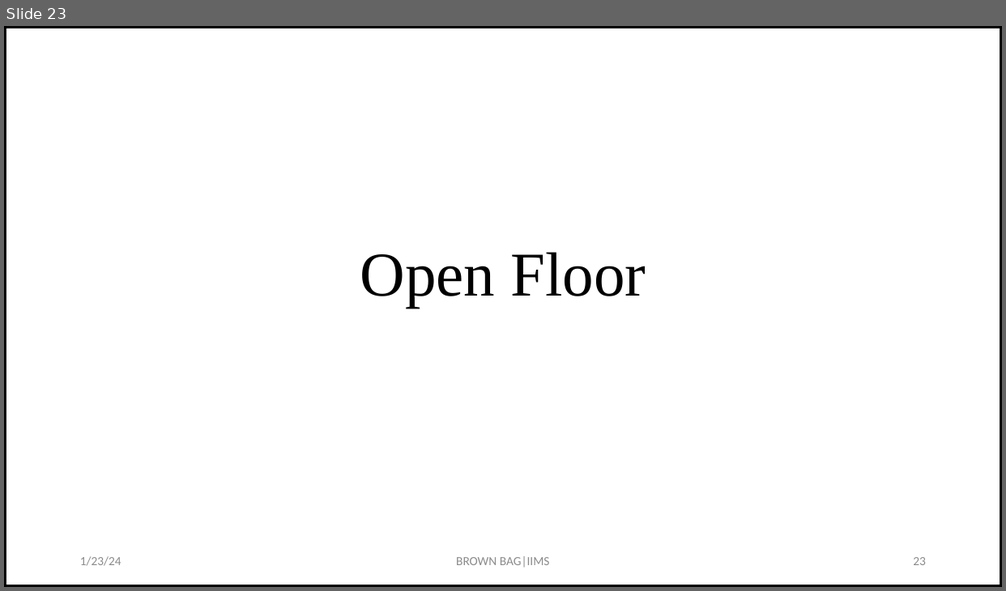
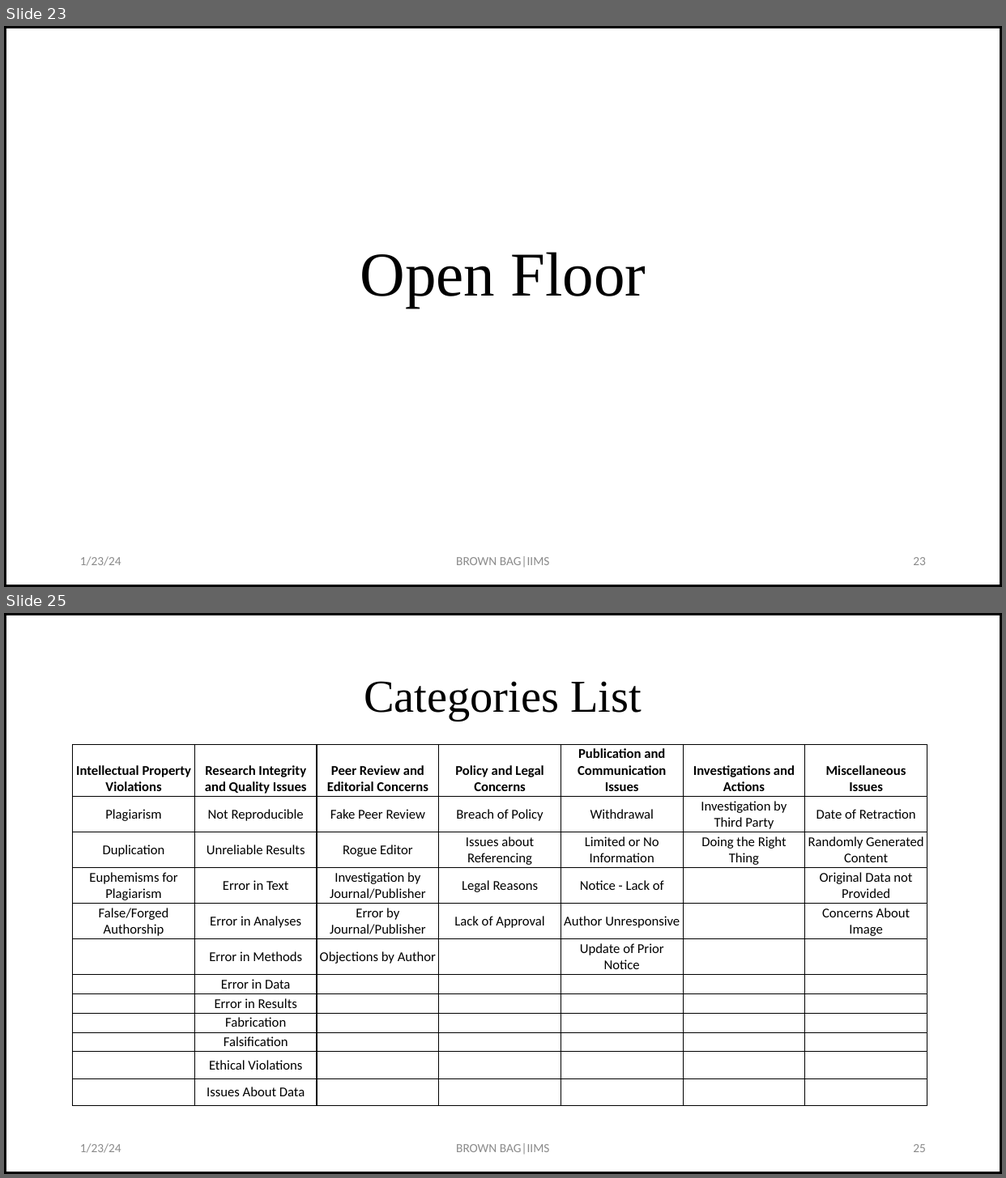
Before and after one commit to drkbhere/Retraction-Analysis, a slide deck: Brownbag-updated.pptx. Shown one above the other, each under a label of ours: slide 23 before the commit, slides 23 and 25 after it; the slides between them are not shown. The pictures are 1006x591 and 1006x1178 pixels, drawn with LibreOffice and Linux fonts; fonts in the diff are those of the drawing. Boxes give left, top, right and bottom in pixels: in the first picture for what was removed or moved away, otherwise in the second. Text is boxed around its words. In the diff, an @@ line names an element or a change of style, - is before the commit and + after.

```diff
--- a/Brownbag-updated.pptx
+++ b/Brownbag-updated.pptx
@@ slide 25 added at [4,613,1002,1174], background #FFFFFF; not listed: 1 template element that a slide beside it also shows @@
@@ title added at [364,681,641,721], 44 pt, text #000000 @@
+Categories List
@@ table added at [73,745,927,1102], 12 rows, 7 columns @@
+Intellectual Property Violations | Research Integrity and Quality Issues | Peer Review and Editorial Concerns | Policy and Legal Concerns | Publication and Communication Issues | Investigations and Actions | Miscellaneous Issues
+Plagiarism | Not Reproducible | Fake Peer Review | Breach of Policy | Withdrawal | Investigation by Third Party | Date of Retraction
+Duplication | Unreliable Results | Rogue Editor | Issues about Referencing | Limited or No Information | Doing the Right Thing | Randomly Generated Content
+Euphemisms for Plagiarism | Error in Text | Investigation by Journal/Publisher | Legal Reasons | Notice - Lack of |  | Original Data not Provided
+False/Forged Authorship | Error in Analyses | Error by Journal/Publisher | Lack of Approval | Author Unresponsive |  | Concerns About Image
+ | Error in Methods | Objections by Author |  | Update of Prior Notice |  | 
+ | Error in Data |  |  |  |  | 
+ | Error in Results |  |  |  |  | 
+ | Fabrication |  |  |  |  | 
+ | Falsification |  |  |  |  | 
+ | Ethical Violations |  |  |  |  | 
+ | Issues About Data |  |  |  |  | 
@@ text added at [80,1144,121,1153], 12 pt, text #8C8C8C @@
+1/23/24
@@ text added at [456,1144,550,1154], 12 pt, text #8C8C8C @@
+BROWN BAG|IIMS
@@ page number added at [913,1144,926,1152], 12 pt, text #8C8C8C @@
+25
```
Also in this commit, not shown: 11 slides changed, 1 other slide added, 3 other files.
